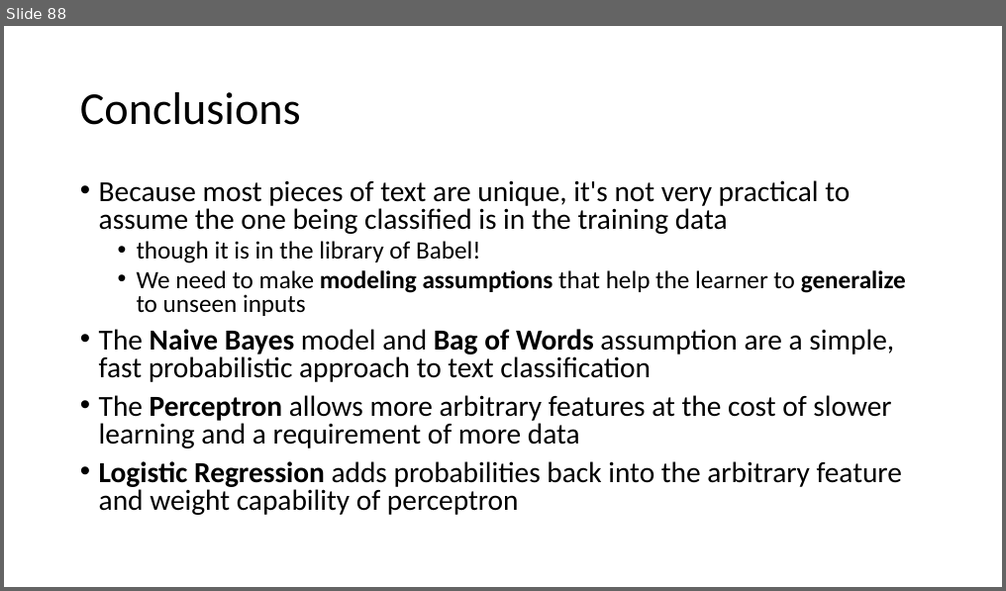
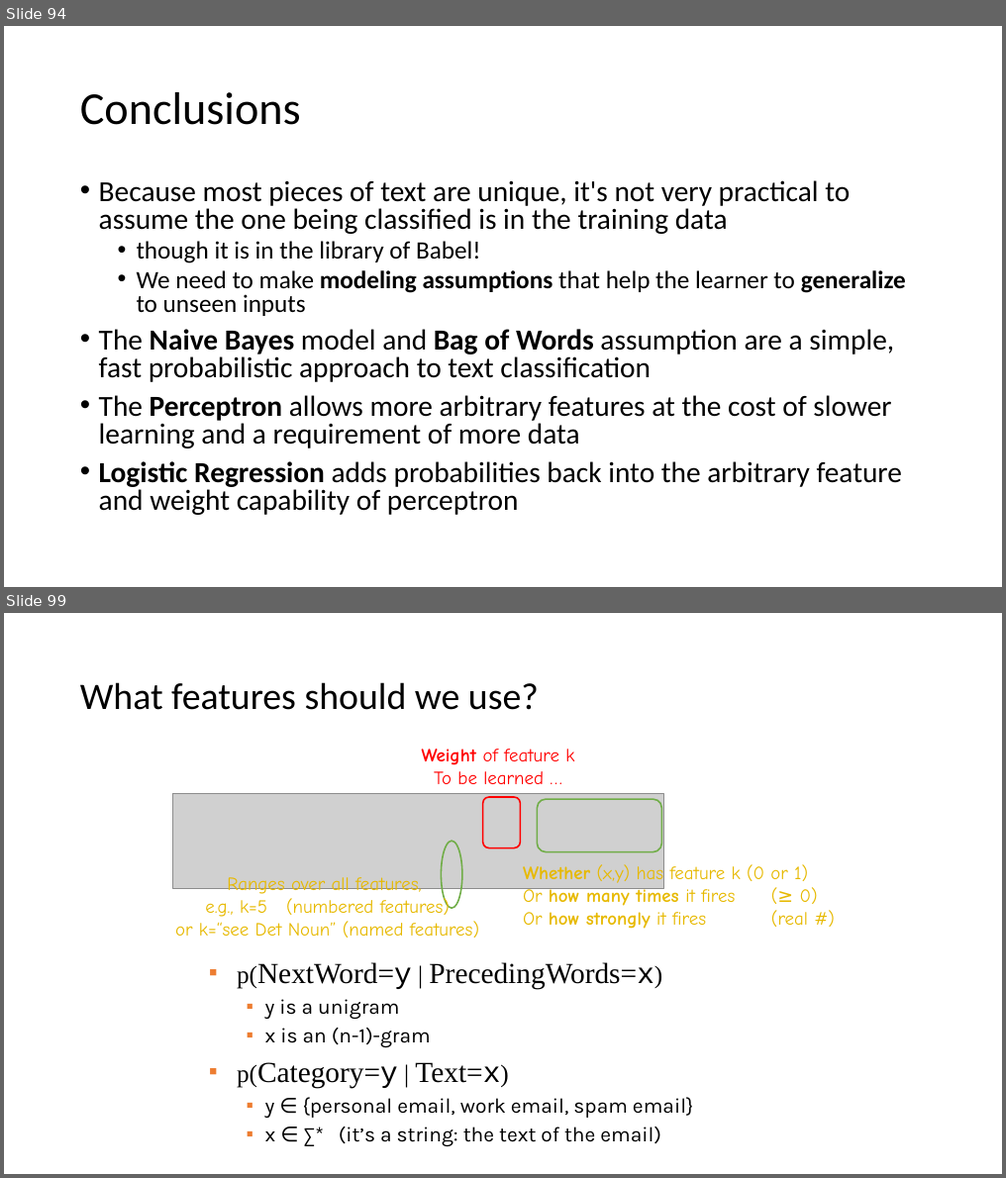
Before and after one commit to isi-nlp/csci_544_fa_18_slides, a slide deck: review_1003.pptx. Shown one above the other, each under a label of ours: slide 88 before the commit, slides 94 and 99 after it; the slides between them are not shown. The pictures are 1006x591 and 1006x1178 pixels, drawn with LibreOffice and Linux fonts; fonts in the diff are those of the drawing; grey boxes stand for pictures. Boxes give left, top, right and bottom in pixels: in the first picture for what was removed or moved away, otherwise in the second. Text is boxed around its words. In the diff, an @@ line names an element or a change of style, - is before the commit and + after.

```diff
--- a/review_1003.pptx
+++ b/review_1003.pptx
@@ slide 99 added at [4, 613, 1002, 1174], background #FFFFFF @@
@@ title added at [80, 682, 539, 710], 36 pt, text #000000 @@
+What features should we use?
@@ text added at [422, 749, 574, 784], 18 pt, text #FF0000 @@
+Weight of feature k
+To be learned …
@@ picture added at [172, 794, 663, 888] @@
@@ rounded rectangle added at [483, 797, 521, 848], outline #FF0000 1.5 pt @@
@@ rounded rectangle added at [537, 799, 662, 853], outline #70AD47 1.5 pt @@
@@ ellipse added at [442, 842, 462, 909], outline #70AD47 1.5 pt @@
@@ text added at [175, 877, 479, 938], 18 pt, text #E7B900 @@
+Ranges over all features,
+e.g., k=5 (numbered features)
+or k=“see Det Noun” (named features)
@@ text added at [523, 863, 818, 929], 18 pt, text #E7B900 @@
+Whether (x,y) has feature k (0 or 1)
+Or how many times it fires (≥ 0)
+Or how strongly it fires (real #)
@@ text added at [237, 962, 694, 1147], 20 pt, text #000000 @@
+  ▪ p(NextWord=y | PrecedingWords=x)
+    ▪ y is a unigram
+    ▪ x is an (n-1)-gram
+  ▪ p(Category=y | Text=x)
+    ▪ y ∈ {personal email, work email, spam email}
+    ▪ x ∈ ∑* (it’s a string: the text of the email)
@@ what was slide 88 is now slide 94 @@
```
Also in this commit, not shown: 1 slide changed, 48 other slides added.
